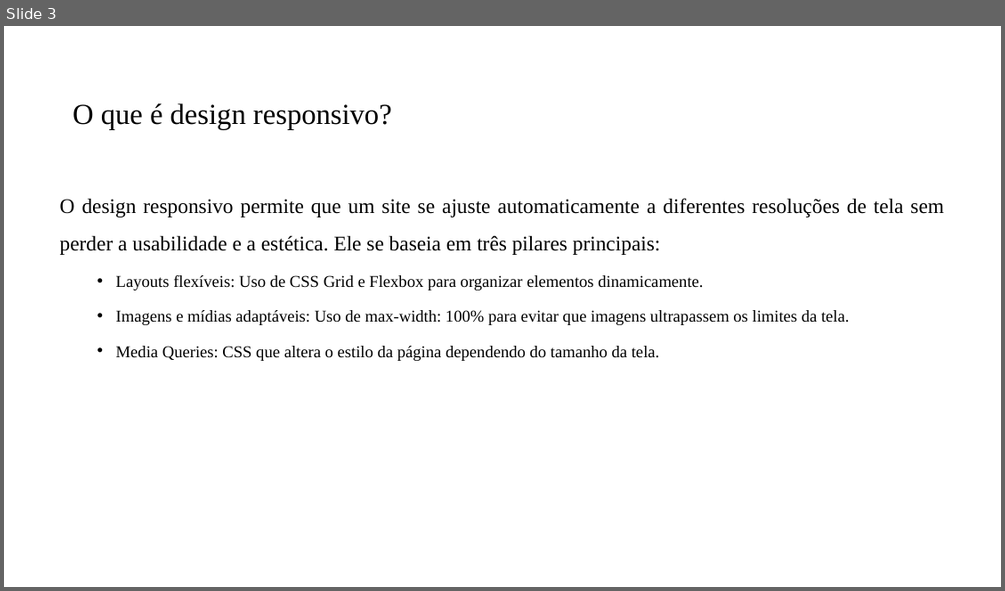
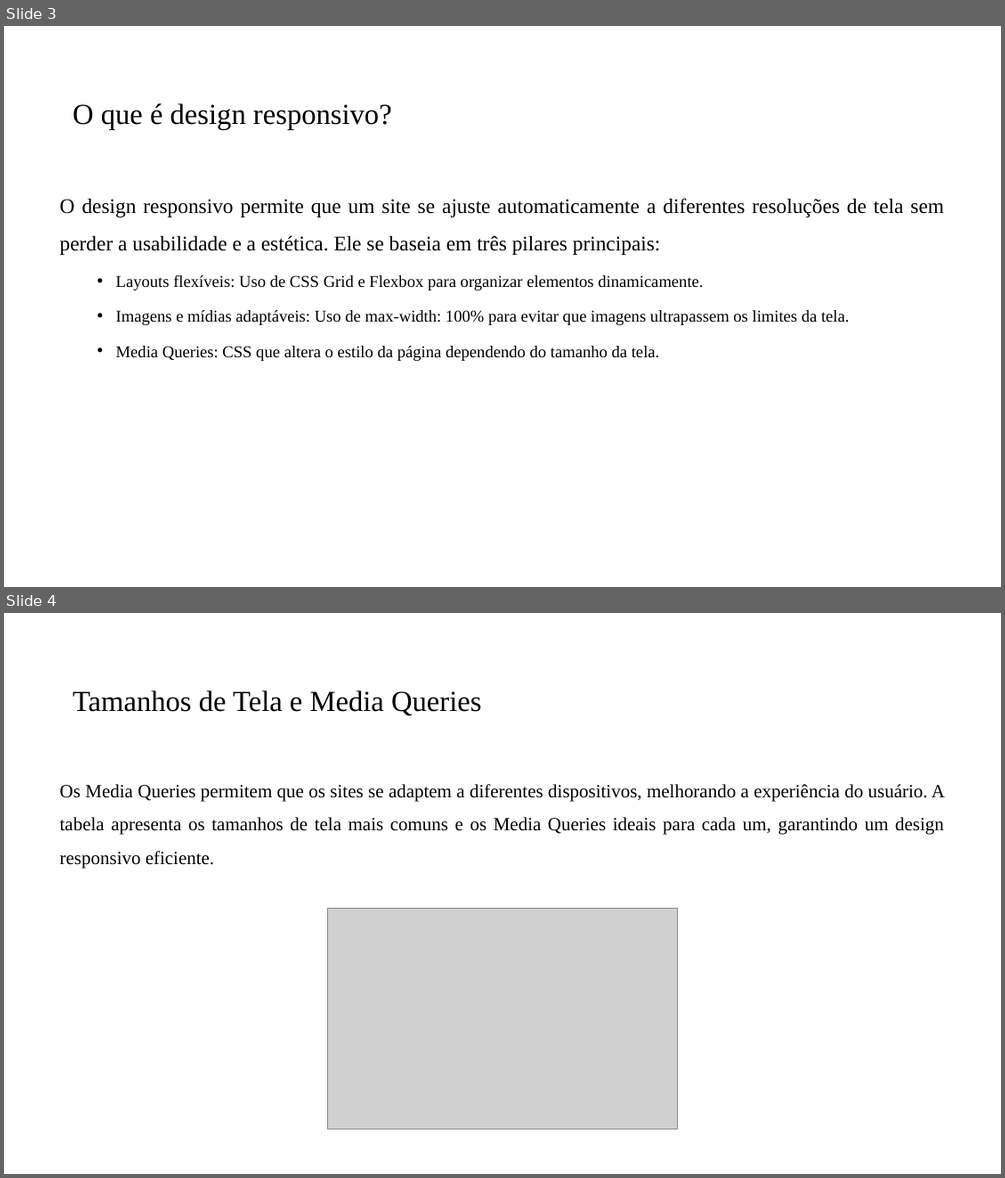
Before and after one commit to PedroMiho/UMC, a slide deck: Lógica e Programação/Módulo 03 - Framework/Aula 18 - Media Query/Media Query.pptx. Shown one above the other, each under a label of ours: slide 3 before the commit, slides 3 and 4 after it. The pictures are 1005x591 and 1005x1178 pixels, drawn with LibreOffice and Linux fonts; fonts in the diff are those of the drawing; grey boxes stand for pictures; background and template pictures are left out. Boxes give left, top, right and bottom in pixels: in the first picture for what was removed or moved away, otherwise in the second. Text is boxed around its words. In the diff, an @@ line names an element or a change of style, - is before the commit and + after.

```diff
--- a/Lógica e Programação/Módulo 03 - Framework/Aula 18 - Media Query/Media Query.pptx
+++ b/Lógica e Programação/Módulo 03 - Framework/Aula 18 - Media Query/Media Query.pptx
@@ slide 4 added at (x1=4, y1=613, x2=1001, y2=1174), background #FFFFFF @@
@@ title added at (x1=73, y1=690, x2=481, y2=716), 28 pt, text #000000 @@
+Tamanhos de Tela e Media Queries
@@ text added at (x1=60, y1=784, x2=945, y2=868), 18 pt, text #000000 @@
+Os Media Queries permitem que os sites se adaptem a diferentes dispositivos, melhorando a experiência do usuário. A tabela apresenta os tamanhos de tela mais comuns e os Media Queries ideais para cada um, garantindo um design responsivo eficiente.
@@ picture added at (x1=328, y1=908, x2=678, y2=1129) @@
```
Also in this commit, not shown: 1 slide changed, 2 other slides added, 1 slide removed, 6 other files.
